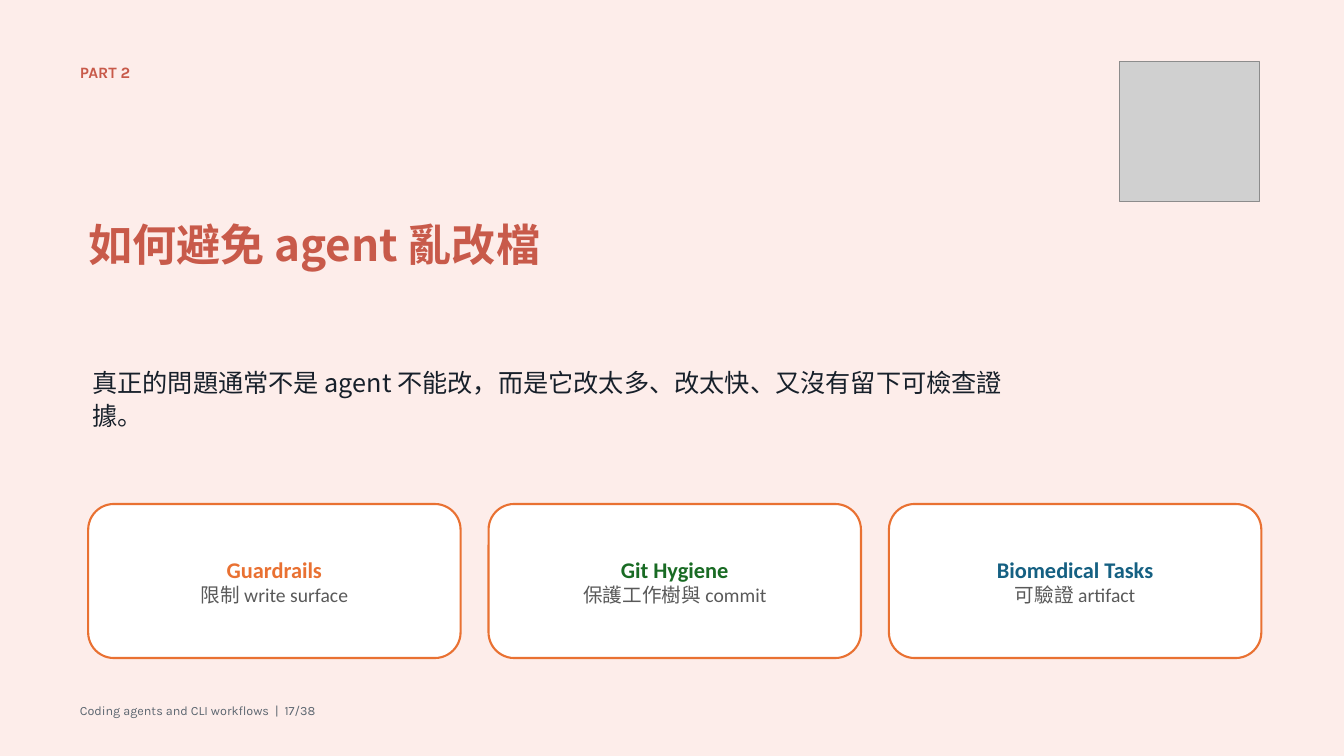
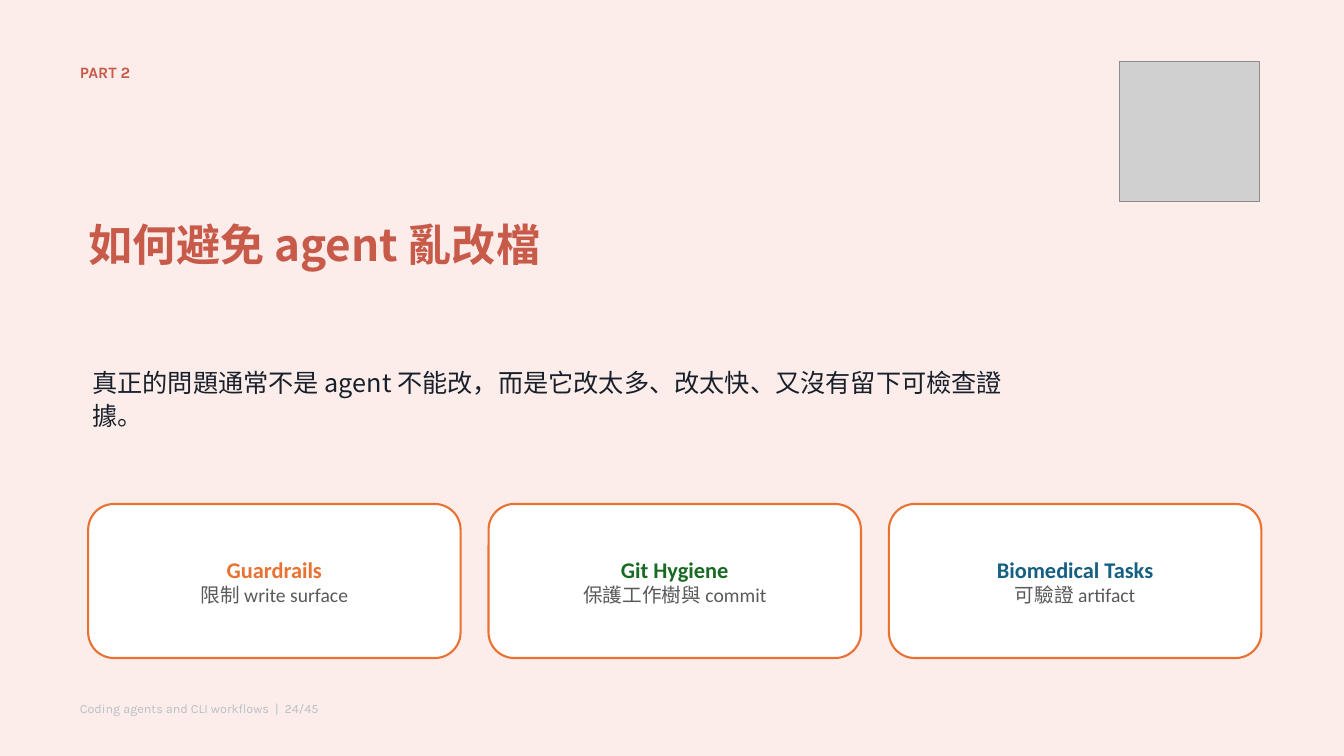
Before and after one commit to godkin1211/LLM_applications_on_BioMedicalData, a slide deck: slide 24 of slides/lesson-07-coding-agents-cli-workflows.pptx (slide 17 before the commit). Drawn at 1344x756 pixels with LibreOffice and Linux fonts; fonts in the diff are those of the drawing; grey boxes stand for pictures. Boxes give left, top, right and bottom in pixels: in the first picture for what was removed or moved away, otherwise in the second. Text is boxed around its words. In the diff, an @@ line names an element or a change of style, - is before the commit and + after.

Commit message:
Update lesson 07 coding agents slides

```diff
--- a/slides/lesson-07-coding-agents-cli-workflows.pptx
+++ b/slides/lesson-07-coding-agents-cli-workflows.pptx
@@ text at [80, 704, 319, 716]: text changed; text colour #5C6670 to #B7C0C7 @@
-Coding agents and CLI workflows | 17/38
+Coding agents and CLI workflows | 24/45
```
Also in this commit, not shown: 37 other slides changed, 8 slides added.
